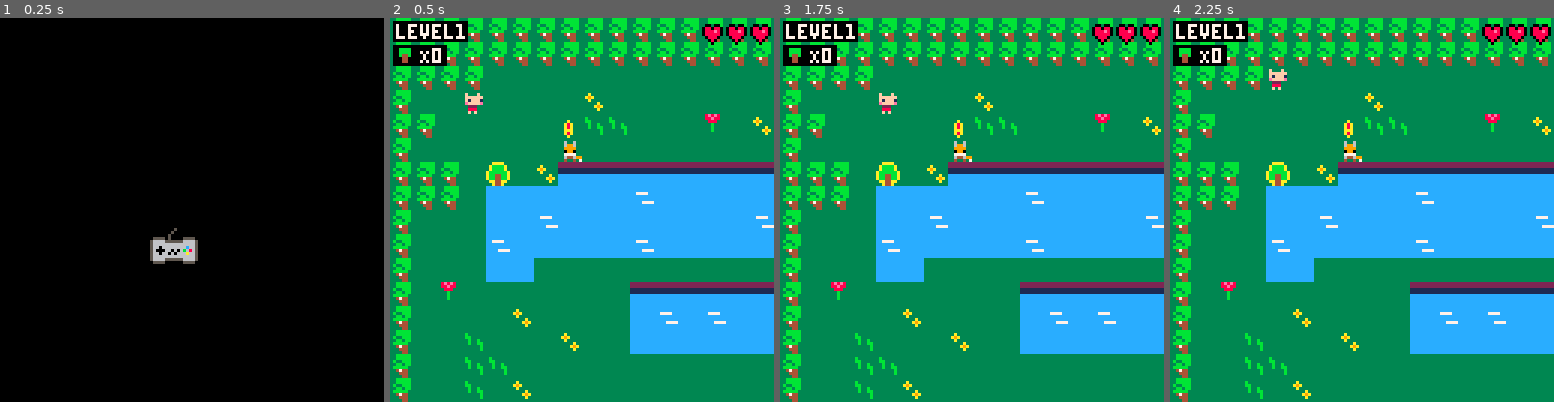
Above: before the commit, frames 1-4 (left to right).
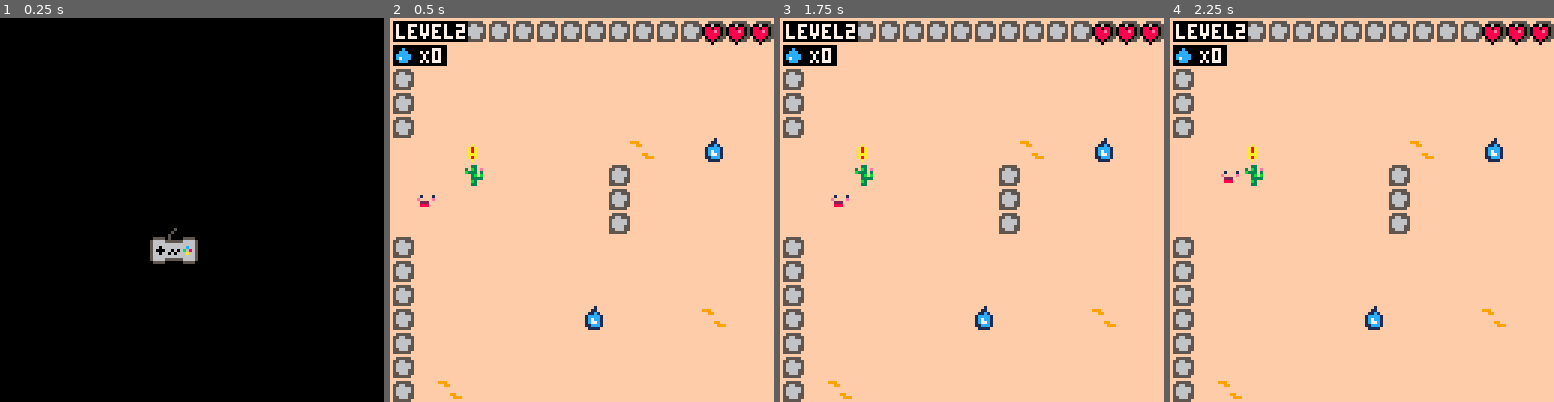
Above: after the commit, the same moments.

Repository: claireszt/pico8-chicken-challenge
Game: PICO-8 cartridge prototype.p8
Same seed, same stepped clock (60 frames per second), same inputs: the game is played once before the commit and once after it.
Inputs:
- Up to frame 1 (0.25 s): no input
- Up to frame 2 (0.5 s): tap X (X key) at 0.33 s
- Up to frame 3 (1.75 s): tap X (X key) at 1.07 s; hold Right from 1.6 s (still down)
- Up to frame 4 (2.25 s): tap X (X key) at 1.85 s; release Right at 2.1 s; hold Up from 2.15 s (still down)

Frame 1 is identical in both runs. In frame 2, 98% of the frame differs, in the area x 0-100%, y 0-100%; in frame 3, 98%; in frame 4, 98%.

Commit message:
fix collision boule de feux et reajustement map + implementation des states / bug du systeme de vie dans le niveau 2 + beoins d'ajouter ananas

Diff:
--- a/prototype.p8
+++ b/prototype.p8
@@ -180,6 +180,11 @@
 	mset(x,y,sprite+1)
 end
 
+function next_tile_def3(x,y)
+	sprite=mget(x,y)
+	mset(x,y,129)
+end
+
 --function overlay(first)
 	--if first==true then
 	--	for x=64,(64+16) do
@@ -215,7 +220,7 @@
 
 function get_coin(x,y)
 	p.coin+=1
-	next_tile(x,y)
+	next_tile_def3(x,y)
 
 end
 
@@ -291,8 +296,8 @@
 
 function make_player()
 	p={
-		x=3,
-		y=3,
+		x=33,
+		y=7,
 		sprite=1,
 		wood=0,
 		water=0,
@@ -345,6 +350,8 @@
 	elseif (is_tile(interact,x,y) and mget(x,y)==48) then
 		chest(x,y)
 	elseif (is_tile(lives,x,y) and (mget(x,y)==160 or mget(x,y)==161)) then
+		loose_life(x,y)
+	elseif (is_tile(lives,x,y) and (mget(x,y)==80 or mget(x,y)==81)) then
 		loose_life(x,y)
 	elseif (is_tile(lives,x,y) and (p.life<3) and (mget(x,y)==148 or mget(x,y)==149))  then
 		get_life(x,y)
@@ -525,6 +532,7 @@
 		new_ey = 30
 		new_ex = 70
 		state="loosegame"
+		sfx(1)
 	elseif p.y==e.y and p.x==e.x and p.life>1 and p.coin<5 then
 		new_ey = 30
 		new_ex = 70
@@ -548,8 +556,8 @@
 
 function add_balls()
 ball={
-x=33+rnd(28),
-y=11+rnd(19),
+x=flr(32+rnd(27)),
+y=flr(11+rnd(15)),
 sprite=80,
 }
 add(b,ball)
@@ -574,18 +582,27 @@
 		new_bx=ball.x
 		new_by=ball.y
 
-for m=1,14 do
-		if new_bx==p.x and new_by==p.y and p.life>1 then
+		if new_bx==p.x and new_by==p.y and p.life>1 and p.water==0 then
 			p.x = 33
 			p.y = 07
 			loose_life()
-		else if new_bx < 62 then
-			new_bx+=1/16
+		elseif new_bx==p.x and new_by==p.y and p.life>1 and p.water>0 then
+			p.x = 33
+			p.y = 07
+			p.water-=1
+			del(ball)
+		elseif new_bx==p.x and new_by==p.y and p.life==1 then
+			sfx(1)
+				state="loosegame"
+		elseif p.y==e.y and p.x==e.x and p.life>1 and p.coin<5 then
+				state="wingame"
+			else if new_bx < 60 then
+			new_bx+=1
 			ball.flip=false
 		else
 			new_bx-=28
 		end
-	end
+
 end
 
 	if (timer<0) then
@@ -685,14 +702,14 @@
 ffffffffffff99fff566665500000000f1c77c1ffffffffff9aaaaff00000000fff3333ffff3333fffaaafffffffffff00000000000000000000000000000000
 fffffffffffff999f556665500000000f11ccc1fffffffffff999fff00000000fffb3ffffffb3fffffa8afffffffffff00000000000000000000000000000000
 fffffffffffffffff555555f00000000ff1111ffff1111ffafffffaf00000000fff33ffffff33ffffffaffffffffffff00000000000000000000000000000000
-00000000000000000000000000000000000000000000000000000000000000000000000000000000000000000000000000000000000000000000000000000000
-00088880000888800000000000000000000000000000000000000000000000000000000000000000000000000000000000000000000000000000000000000000
-00899988008998880000000000000000000000000000000000000000000000000000000000000000000000000000000000000000000000000000000000000000
-0899a988889aa9880000000000000000000000000000000000000000000000000000000000000000000000000000000000000000000000000000000000000000
-889aa9880899a9880000000000000000000000000000000000000000000000000000000000000000000000000000000000000000000000000000000000000000
-00899888008999880000000000000000000000000000000000000000000000000000000000000000000000000000000000000000000000000000000000000000
-00088880000888800000000000000000000000000000000000000000000000000000000000000000000000000000000000000000000000000000000000000000
-00000000000000000000000000000000000000000000000000000000000000000000000000000000000000000000000000000000000000000000000000000000
+00000000000000000000000000000000ffb0b0bffb0b0bff00000000000000000000000000000000000000000000000000000000000000000000000000000000
+00088880000888800000000000000000fffbbbffffbbbfff00000000000000000000000000000000000000000000000000000000000000000000000000000000
+00899988008998880000000000000000fff9f9ffff9f9fff00000000000000000000000000000000000000000000000000000000000000000000000000000000
+0899a988889aa9880000000000000000ff9f949ff949f9ff00000000000000000000000000000000000000000000000000000000000000000000000000000000
+889aa9880899a9880000000000000000f9f9494ff4949f9f00000000000000000000000000000000000000000000000000000000000000000000000000000000
+00899888008999880000000000000000ff94949ff94949ff00000000000000000000000000000000000000000000000000000000000000000000000000000000
+00088880000888800000000000000000f949492ff294949f00000000000000000000000000000000000000000000000000000000000000000000000000000000
+00000000000000000000000000000000ff9492ffff2949ff00000000000000000000000000000000000000000000000000000000000000000000000000000000
 88888888000000000000000000000000888888888888888800000000000000000000000000000000000000000000000000000000000000000000000000000000
 88888888040440400000000000000000888888888888888800000000000000000000000000000000000000000000000000000000000000000000000000000000
 88888888000000000000000000000000888888888888888800000000000000000000000000000000000000000000000000000000000000000000000000000000
@@ -758,12 +775,12 @@
 0000000000000000000000000000000000005aaaa995000000000000000000500500000000000000000000000000000000000000000000000000000000000000
 00000000000000000000000000000000000055555555000000000000000000055000000000000000000000000000000000000000000000000000000000000000
 __gff__
-0004000000000000000000000000000000000001030001000000000000000000030003000300000000000000000000000301000301000000000000000000000000000100030000000303000000000000060600000000000000000000000000000001000000000000000000000000000000000000000000000000000000000000
+0004000000000000000000000000000000000001030001000000000000000000030003000300000000000000000000000301000301000000000000000000000000000100030000000303000000000000060600001424000000000000000000000001000000000000000000000000000000000000000000000000000000000000
 0100020000000000000000000000000012220000142400000000000000000000454500000000000000000000000000000000000000000000000000000000000000000000000000000000000000000000000000000000000000000000000000000000000000000000000000000000000000000000000000000000000000000000
 __map__
 1313131313131313131313131313131313131313131313131313131313131313424242424242424242424242424242424242424242424242424242424242424280808080808080808080808080808080808080808080808080808080808080800000000000000000000000000000000000000000000000000000000000000000
 1313131313131313131313131313131313131313131313131313131313131313424040404040404040404040404040404040404040404040404140404040404280818081818181808181818081818181818081908081818194808181818181800000000000000000000000000000000000000000000000000000000000000000
-1313131310101010101010101010101010101010101012101010101010101013424040404040404040404040404040404040404040404040404040404040404280818181808091808080818081808080818081808080808180808081808080800000000000000000000000000000000000000000000000000000000000000000
+1313131310101010101010101010101010101010101012101010101010101013424040404040404040404040404040404040404040404040404040404040404280818181808081808080818081808080818081808080808180808081808080800000000000000000000000000000000000000000000000000000000000000000
 1310101010101010121010101010101010121010101010391210103910121013424040404040404040404040404040404042404040404040404040404040404280808080808181818181818081808181818081818181808180818181808181800000000000000000000000000000000000000000000000000000000000000000
 1313101010101035111110101039101210101010123636101010101010101013424040404040404040404040404040404040404040404040404040404040404280818181818180818081808081808180808081808180808180808081818081800000000000000000000000000000000000000000000000000000000000000000
 13101010101010331010101010101010102424242424242424242424242424244040404a4040404040404140404440404040404040404040404040404046404280818080808080808081818181808181818081808181818180818080808181800000000000000000000000000000000000000000000000000000000000000000
@@ -780,12 +797,12 @@
 1310101110101010101410101010101010101112202020201010101010101013424040404040424040404040404040404040404040404040404040404240404280818080808080808080808081808081818181818181818081808080808180800000000000000000000000000000000000000000000000000000000000000000
 1310101010101010101010101010101014101110202020101010101210101013424040404040404040404040404040404040404040404040404040404240404280818181818181808181818181808080808080808080808081818181818181800000000000000000000000000000000000000000000000000000000000000000
 1310101010391010101010121030101010121010101010391210101010101213424040404040404040404040404040404040404040404040404040404240404280808080808081808081808081808181808080808081808080808080808081800000000000000000000000000000000000000000000000000000000000000000
-1310101014101012103910101010101024241010101010121010121010391013424040404040404040404040404040404040444040404040404040404240404280818181818181808181808081818180808181818081818181818181808181800000000000000000000000000000000000000000000000000000000000000000
+1310101014101012103910101010101024241010101010121010121010391013424040404040404040404040404040544040444040404040404040404240404280818181818181808181808081818180808181818081818181818181808181800000000000000000000000000000000000000000000000000000000000000000
 1310101010101010101010102424242424201010101010101010101210101013424040404040404040404040404040404040404040404040404040404240404280818080808080808181808181808181818180808081808080808180808180800000000000000000000000000000000000000000000000000000000000000000
 1310102424242424242424242020222010101010101010101010101014101013424040404040404040404040404040404040404040404040404040404240404280818181818181808080818180808080818081818081818181808181818180800000000000000000000000000000000000000000000000000000000000000000
 1310102020202220202022201010101010101010141039101010101010101013424040404040404040404040404040404040404040404040404040404240404280808080808081808080808080818181818080818080808081808080808180800000000000000000000000000000000000000000000000000000000000000000
 1310101010101010101010101010101010101110101010101110101010101013424040404040444040404040404040404040404040404040404040404240404280818181818181818181818180818080808080818181818081809081808181800000000000000000000000000000000000000000000000000000000000000000
-1310101210121010101010101010101010101010101010111010101010101013424040404040404040404040404140404040424040404040404040404240404280818181818181818181818180818181818180808180818181808181818081800000000000000000000000000000000000000000000000000000000000000000
+1310101210121010101010101010101010101010101010111010101010101013424040404040404040404040404140404040424040404040404040404240544280818181818181818181818180818181818180808180818181808181818081800000000000000000000000000000000000000000000000000000000000000000
 1310101014101010101010101010101010101010111010101010391010111013424040404040414040404040404040404040404040414040404140404240404280818181818181818181818180808080808181818180808080808080818081800000000000000000000000000000000000000000000000000000000000000000
 1310101210121010101313131010101010101010101010101010111010101013424040404040404040404040404040404040404040404040404040404240404280818181818181818181818180908181818080808180818181818181818081800000000000000000000000000000000000000000000000000000000000000000
 1310101010101010131310101010101010131010101010101010101010101013424040424040404040404040404040404040404040404040404040404240404280818181818181818181818180808080818180808180818080808080808081800000000000000000000000000000000000000000000000000000000000000000
